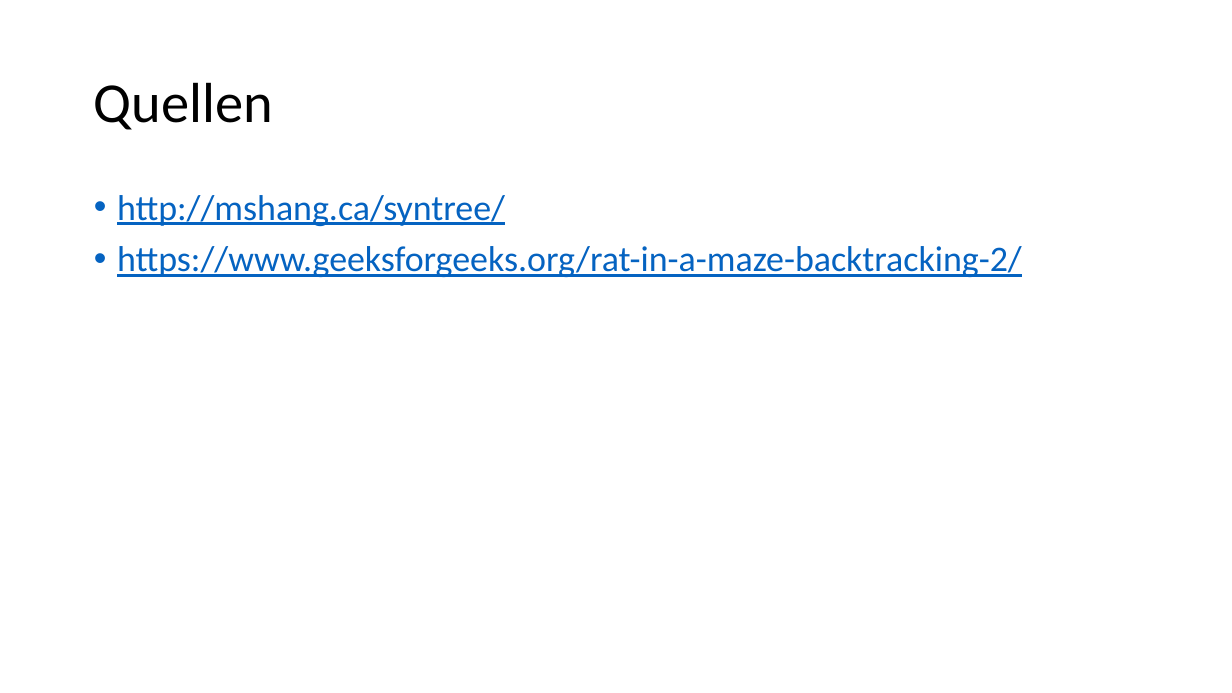
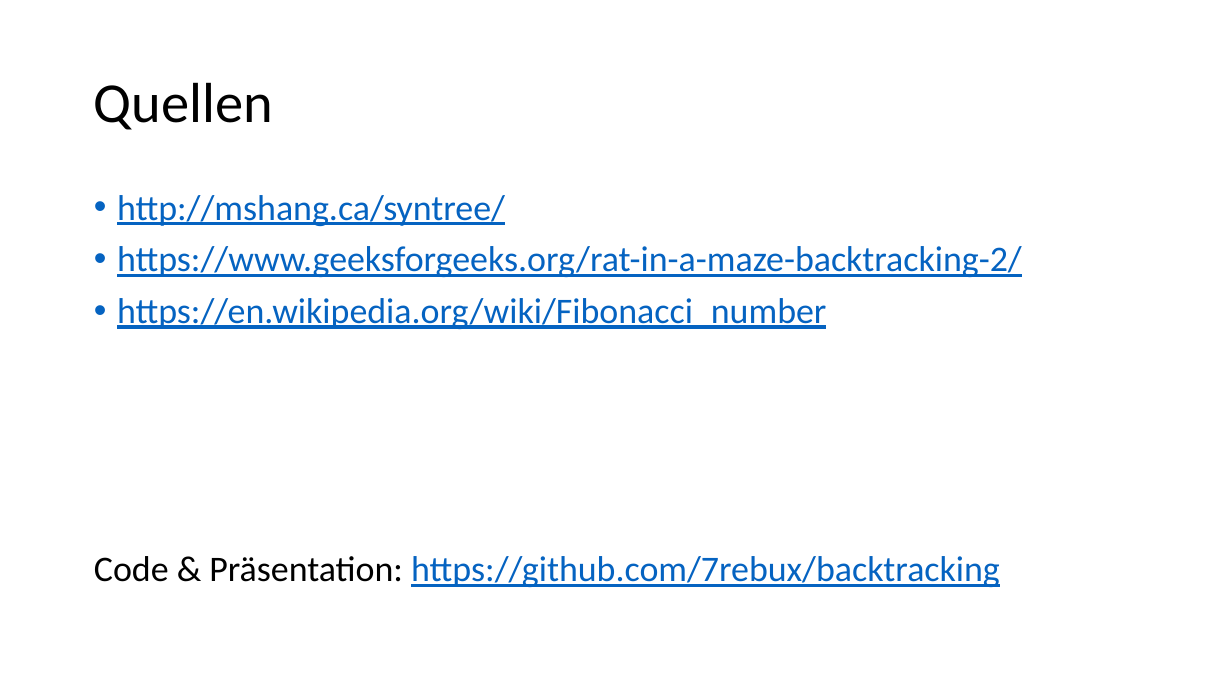
Before and after one commit to 7rebux/backtracking, a slide deck: slide 28 of _presentation/main.pptx (slide 19 before the commit). Drawn at 1232x693 pixels with LibreOffice and Linux fonts; fonts in the diff are those of the drawing. Boxes give left, top, right and bottom in pixels: in the first picture for what was removed or moved away, otherwise in the second. Text is boxed around its words. In the diff, an @@ line names an element or a change of style, - is before the commit and + after.

```diff
--- a/_presentation/main.pptx
+++ b/_presentation/main.pptx
@@ text at (94, 298, 1000, 587): paragraphs added @@
+• https://en.wikipedia.org/wiki/Fibonacci_number
+Code & Präsentation: https://github.com/7rebux/backtracking
```
Also in this commit, not shown: 6 other slides changed, 9 slides added, 8 other files.
